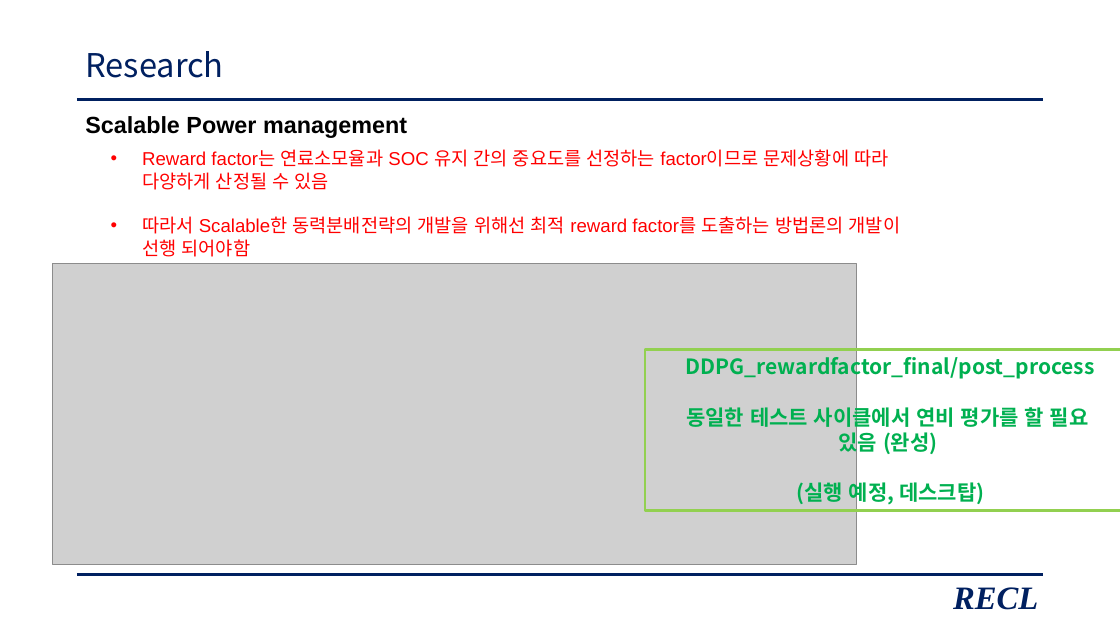
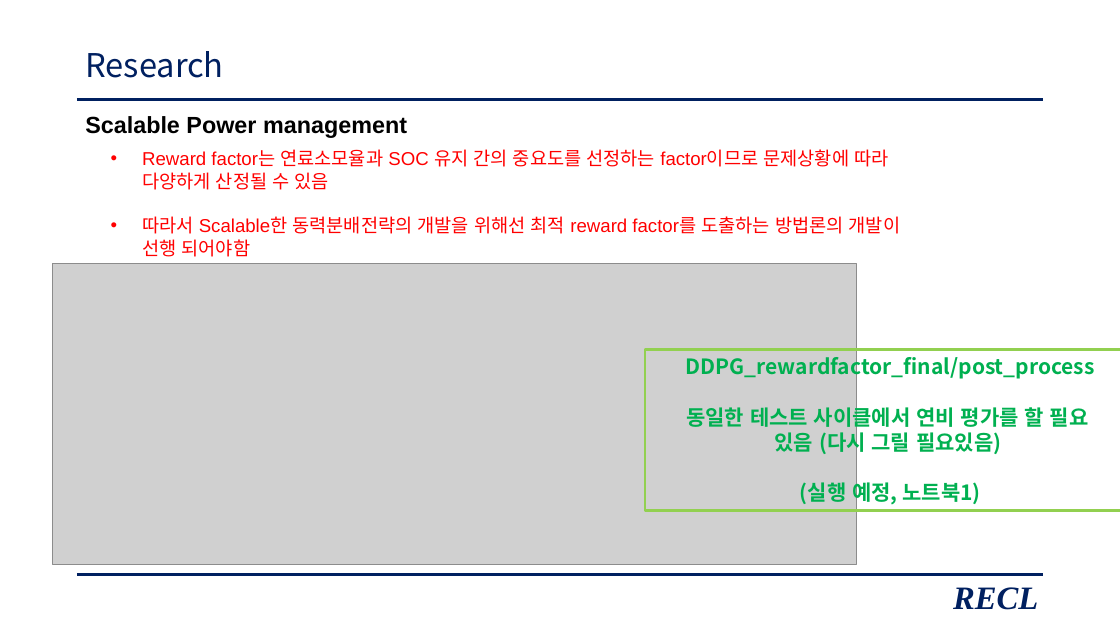
Before and after one commit to zidane89/experiment_essential_degradation, a slide deck: slide 18 of 발표자료_중안3.pptx. Drawn at 1120x630 pixels with LibreOffice and Linux fonts; fonts in the diff are those of the drawing; grey boxes stand for pictures. Boxes give left, top, right and bottom in pixels: in the first picture for what was removed or moved away, otherwise in the second. Text is boxed around its words. In the diff, an @@ line names an element or a change of style, - is before the commit and + after.

```diff
--- a/발표자료_중안3.pptx
+++ b/발표자료_중안3.pptx
@@ text in rectangle at (686,404,1089,505): text changed @@
-동일한 테스트 사이클에서 연비 평가를 할 필요
-있음 (완성)
-(실행 예정, 데스크탑)
+동일한 테스트 사이클에서 연비 평가를 할 필요
+있음 (다시 그릴 필요있음)
+(실행 예정, 노트북1)
```
Also in this commit, not shown: 8 other slides changed, 2 slides added, 1 slide removed.
